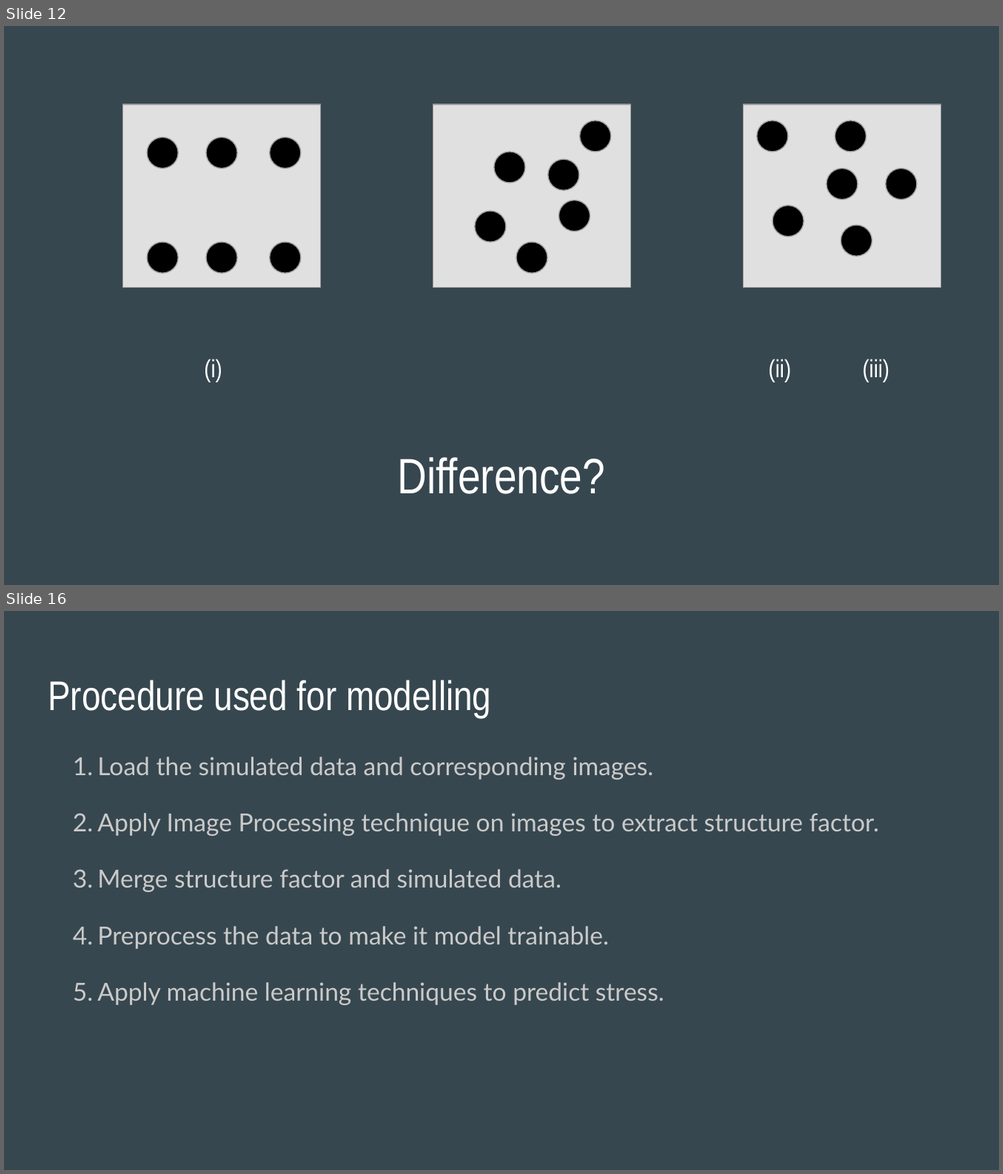
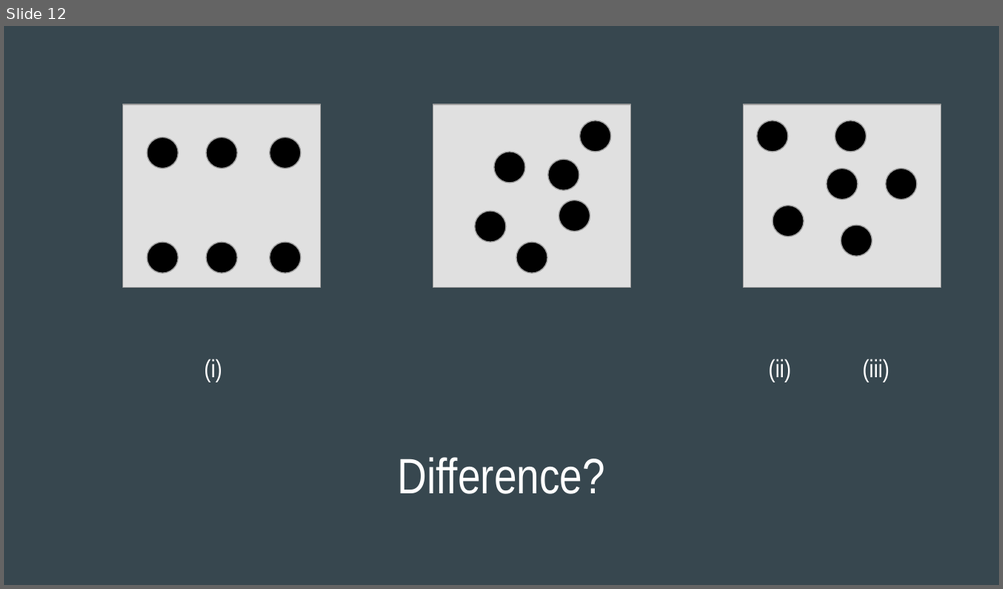
Before and after one commit to ranamihir/btp, a slide deck: End-Term Presentation (4-1).pptx. Shown one above the other, each under a label of ours: slides 12 and 16 before the commit, slide 12 after it; the slides between them are not shown. The pictures are 1003x1174 and 1003x589 pixels, drawn with LibreOffice and Linux fonts; fonts in the diff are those of the drawing. Boxes give left, top, right and bottom in pixels: in the first picture for what was removed or moved away, otherwise in the second. Text is boxed around its words. In the diff, an @@ line names an element or a change of style, - is before the commit and + after.

```diff
--- a/End-Term Presentation (4-1).pptx
+++ b/End-Term Presentation (4-1).pptx
@@ slide 16 removed at (x1=4, y1=611, x2=999, y2=1170), background #37474F @@
@@ title removed at (x1=48, y1=680, x2=491, y2=718) @@
-Procedure used for modelling
@@ text removed at (x1=97, y1=757, x2=879, y2=1005) @@
-1. Load the simulated data and corresponding images.
-2. Apply Image Processing technique on images to extract structure factor.
-3. Merge structure factor and simulated data.
-4. Preprocess the data to make it model trainable.
-5. Apply machine learning techniques to predict stress.
```
Also in this commit, not shown: 8 slides changed, 3 slides added, 3 other files.
